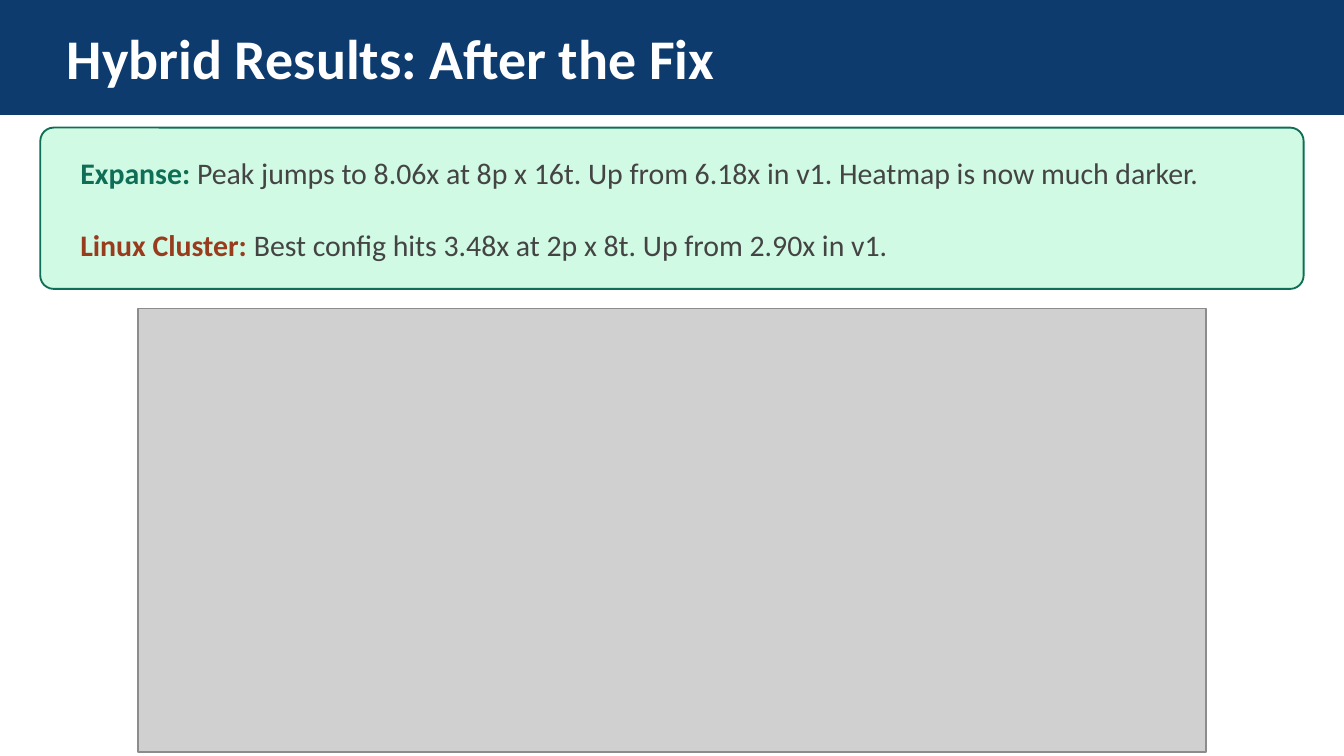
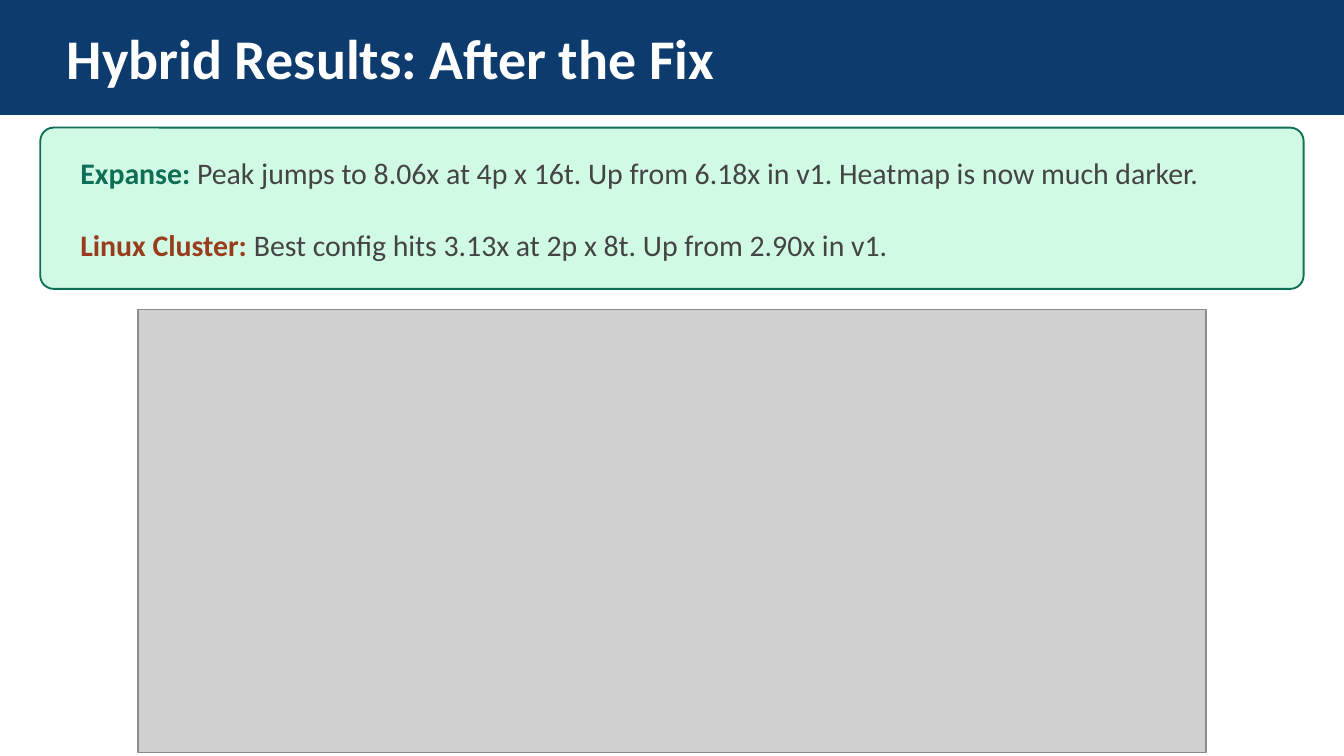
Before and after one commit to jhffmn82/IT388_parallel_processing_bayesian_classifier, a slide deck: slide 18 of IT388_ParallelNaiveBayes_Final.pptx. Drawn at 1344x756 pixels with LibreOffice and Linux fonts; fonts in the diff are those of the drawing; grey boxes stand for pictures. Boxes give left, top, right and bottom in pixels: in the first picture for what was removed or moved away, otherwise in the second. Text is boxed around its words. In the diff, an @@ line names an element or a change of style, - is before the commit and + after.

```diff
--- a/IT388_ParallelNaiveBayes_Final.pptx
+++ b/IT388_ParallelNaiveBayes_Final.pptx
@@ text at [80, 163, 1197, 261]: text changed @@
-Expanse: Peak jumps to 8.06x at 8p x 16t. Up from 6.18x in v1. Heatmap is now much darker.
-Linux Cluster: Best config hits 3.48x at 2p x 8t. Up from 2.90x in v1.
+Expanse: Peak jumps to 8.06x at 4p x 16t. Up from 6.18x in v1. Heatmap is now much darker.
+Linux Cluster: Best config hits 3.13x at 2p x 8t. Up from 2.90x in v1.
```
Also in this commit, not shown: 12 other slides changed, 51 other files.
